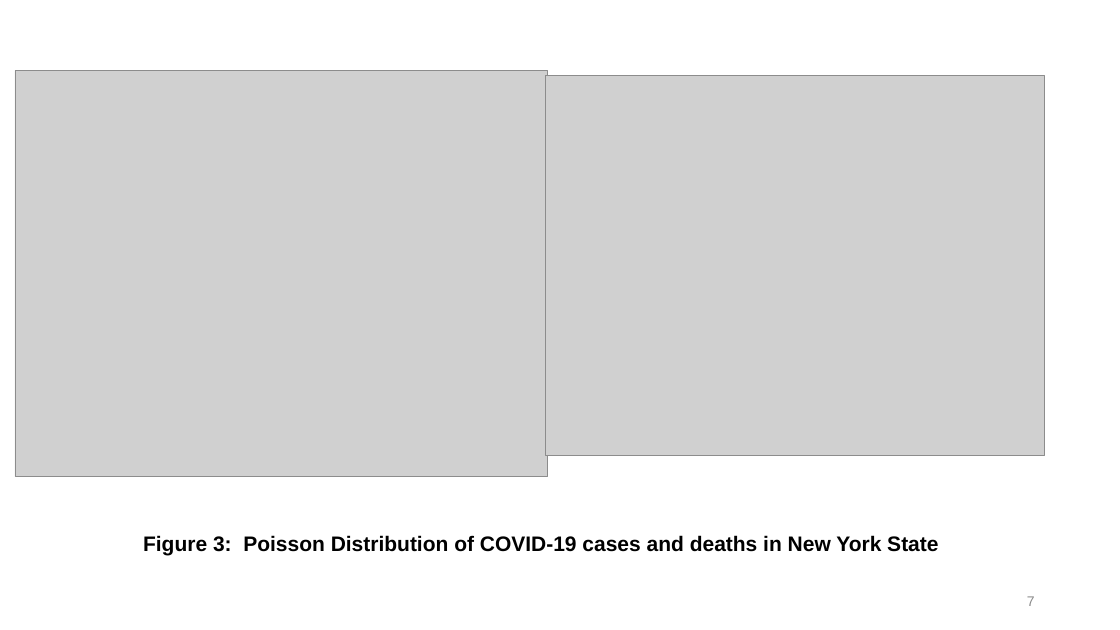
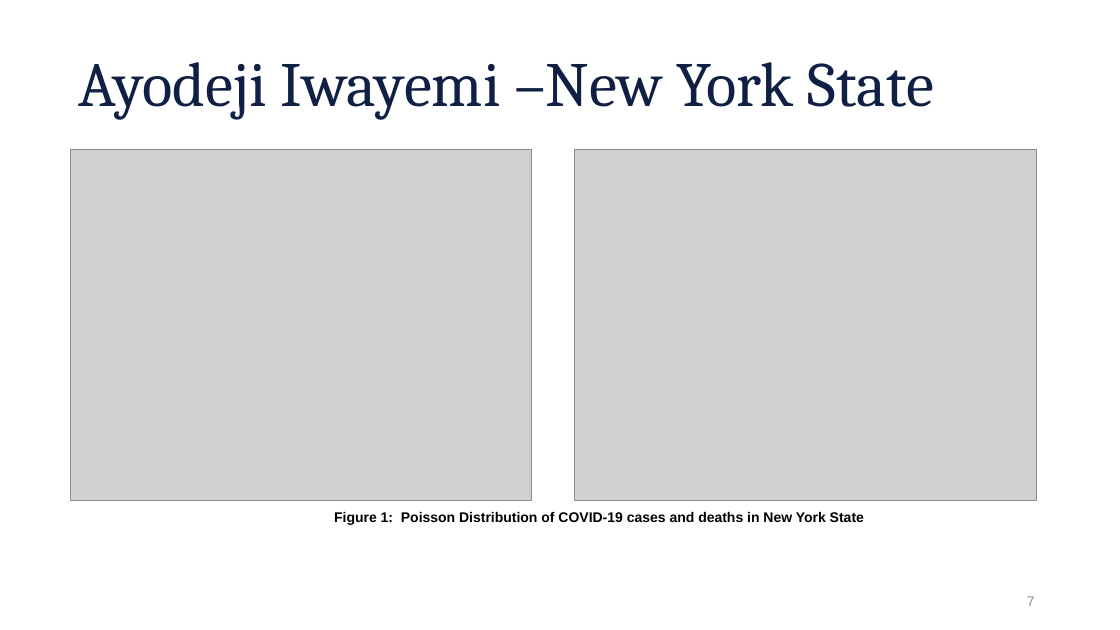
Before and after one commit to aiwayemi/Group-1, a slide deck: slide 7 of ProjPresentation.pptx. Drawn at 1120x630 pixels with LibreOffice and Linux fonts; fonts in the diff are those of the drawing; grey boxes stand for pictures; background and template pictures are left out. Boxes give left, top, right and bottom in pixels: in the first picture for what was removed or moved away, otherwise in the second. Text is boxed around its words. In the diff, an @@ line names an element or a change of style, - is before the commit and + after.

```diff
--- a/ProjPresentation.pptx
+++ b/ProjPresentation.pptx
@@ title added at [78, 62, 934, 120], 54 pt, text #0F2044 @@
+Ayodeji Iwayemi –New York State
@@ picture: place and size @@
-picture at [15, 71, 548, 477]
+picture at [70, 149, 531, 501]
@@ picture: place and size @@
-picture at [545, 76, 1044, 456]
+picture at [575, 149, 1036, 501]
@@ text at [334, 512, 864, 525]: text changed; size 18 to 12 pt @@
-Figure 3: Poisson Distribution of COVID-19 cases and deaths in New York State
+Figure 1: Poisson Distribution of COVID-19 cases and deaths in New York State
```
Also in this commit, not shown: 7 other slides changed, 2 slides added, 2 slides removed.
